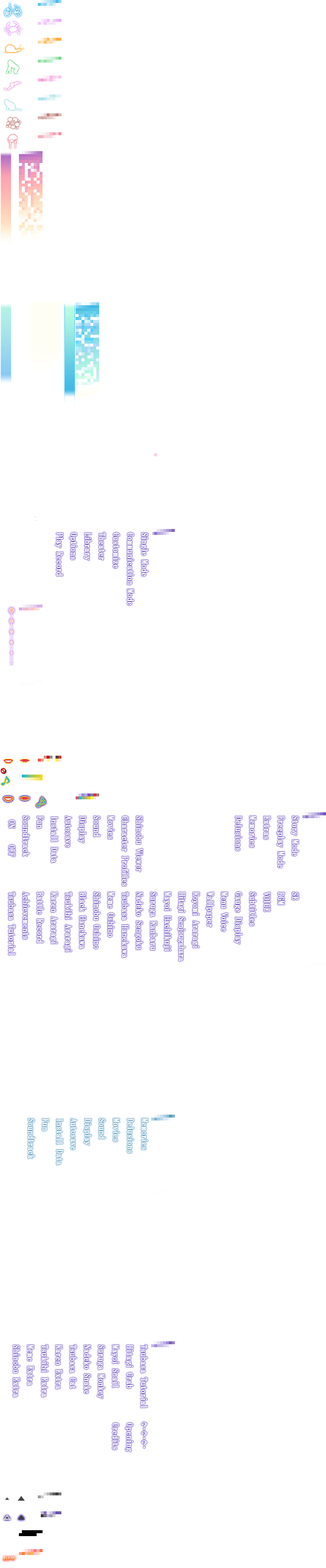
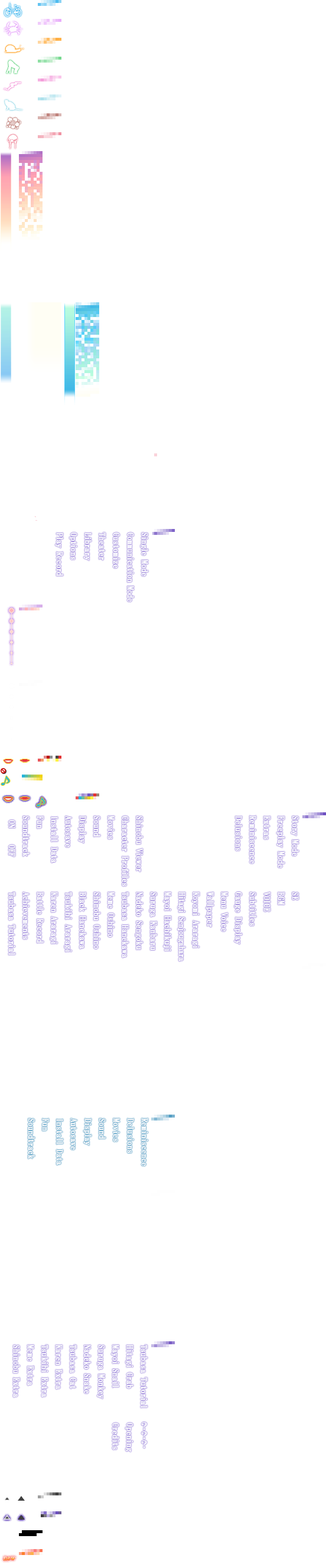
Layer changes from the first 326 × 1568 image to the second:
painted on "Single Mode Communication Mode Customize Theater Library Option" (2nd of 2) over [126, 536, 135, 606]
renamed "Story Mode Freeplay Mode Extras Memories Delusions Shinob" to "Story Mode Freeplay Mode Extras Reminiscence Delusions Sh", painted on it over [8, 815, 299, 887]
renamed "Memories Delusions Movies Sound Display Autosave Install Data" to "Reminiscence Delusions Movies Sound Display Autosave Install D", painted on it over [27, 1118, 149, 1166]
